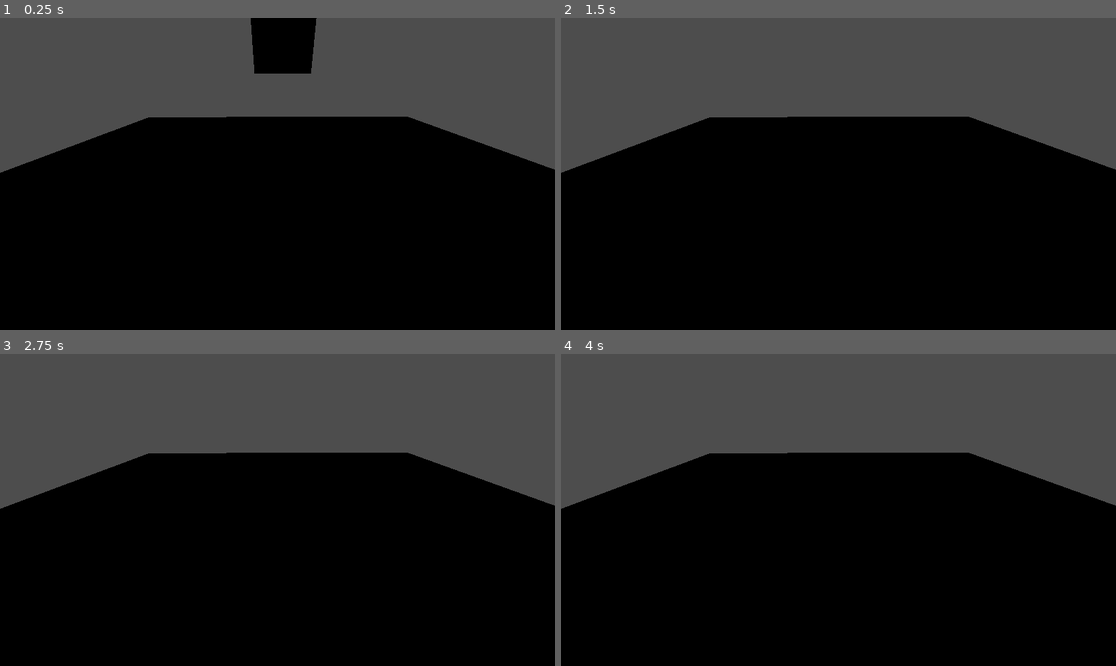
Above: before the commit, frames 1-4 (two rows, left to right).
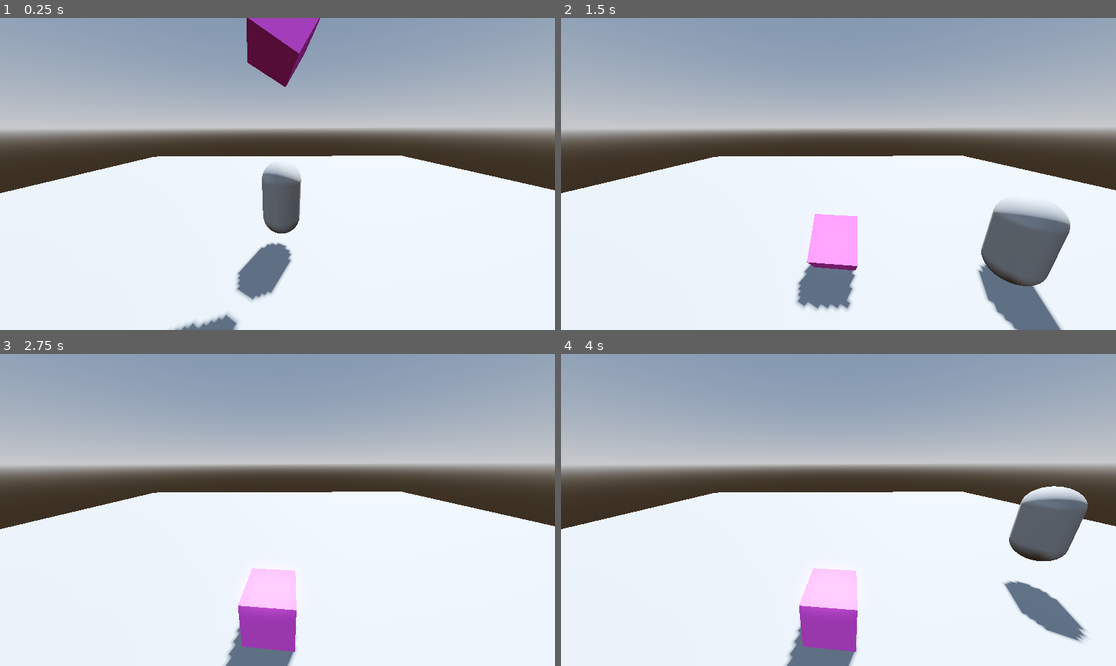
Above: after the commit, the same moments.

Repository: DaeVo/Godot-Sample-Project
Game: Godot game, scene res://level.tscn
The game is run twice, just before and just after one commit, with the same random seed, the same clock (stepped at 60 frames per second) and the same inputs. The project has no main scene, so this scene is started directly.
Inputs:
- Up to frame 1 (0.25 s): no input
- Up to frame 2 (1.5 s): tap Enter (ui_accept) at 0.5, 0.6, 0.77, 1.07, 1.35 s; hold D (move_right, bound only after the commit) 0.53-1.28 s; hold S (move_down, bound only after the commit) from 1.28 s (still down)
- Up to frame 3 (2.75 s): tap Enter (ui_accept) at 1.52, 1.82, 2.1 s; release S (move_down, bound only after the commit) at 2.03 s; hold D (move_right, bound only after the commit) from 2.03 s (still down)
- Up to frame 4 (4 s): tap Enter (ui_accept) at 2.75, 2.85, 3.02, 3.32, 3.6, 3.77 s; release D (move_right, bound only after the commit) at 2.78 s; hold W (move_up, bound only after the commit) 2.78-3.53 s; hold Left (move_left, bound only after the commit) from 3.53 s (still down)

The runs differ from the first frame. In frame 1, 99% of the frame differs, in the area x 0-100%, y 0-100%; in frame 2, 99%; in frame 3, 99%; in frame 4, 99%.

Commit message:
added basic character

Diff:
--- /dev/null
+++ b/CharacterMovement.gd
@@ -0,0 +1,32 @@
+extends CharacterBody3D
+
+@export var SPEED:float = 5.0
+const JUMP_VELOCITY = 4.5
+
+# Get the gravity from the project settings to be synced with RigidBody nodes.
+var gravity = ProjectSettings.get_setting("physics/3d/default_gravity")
+
+
+func _physics_process(delta):
+
+	# Add the gravity.
+	if not is_on_floor():
+		velocity.y -= gravity * delta
+
+	# Handle Jump.
+	if Input.is_action_just_pressed("ui_accept") and is_on_floor():
+		velocity.y = JUMP_VELOCITY
+
+	# Get the input direction and handle the movement/deceleration.
+	# As good practice, you should replace UI actions with custom gameplay actions.
+	var input_dir = Input.get_vector("move_left", "move_right", "move_up", "move_down")
+	var direction = (transform.basis * Vector3(input_dir.x, 0, input_dir.y)).normalized()
+
+	if direction:
+		velocity.x = direction.x * SPEED
+		velocity.z = direction.z * SPEED
+	else:
+		velocity.x = move_toward(velocity.x, 0, SPEED)
+		velocity.z = move_toward(velocity.z, 0, SPEED)
+
+	move_and_slide()
--- /dev/null
+++ b/basic_character_body_with_movement.tscn
@@ -0,0 +1,17 @@
+[gd_scene load_steps=4 format=3 uid="uid://daw2ob6kkk6ik"]
+
+[ext_resource type="Script" path="res://CharacterMovement.gd" id="1_2nnuk"]
+
+[sub_resource type="CapsuleShape3D" id="CapsuleShape3D_aj2vm"]
+
+[sub_resource type="CapsuleMesh" id="CapsuleMesh_wa47m"]
+
+[node name="CharacterBody3D" type="CharacterBody3D"]
+transform = Transform3D(1, 0, 0, 0, 1, 0, 0, 0, 1, 0, 2.85902, 0)
+script = ExtResource("1_2nnuk")
+
+[node name="CollisionShape3D" type="CollisionShape3D" parent="."]
+shape = SubResource("CapsuleShape3D_aj2vm")
+
+[node name="MeshInstance3D" type="MeshInstance3D" parent="."]
+mesh = SubResource("CapsuleMesh_wa47m")
--- a/level.tscn
+++ b/level.tscn
@@ -1,10 +1,27 @@
-[gd_scene load_steps=7 format=3 uid="uid://d0wb4leq7p2la"]
+[gd_scene load_steps=11 format=3 uid="uid://d0wb4leq7p2la"]
+
+[ext_resource type="PackedScene" uid="uid://daw2ob6kkk6ik" path="res://basic_character_body_with_movement.tscn" id="1_e631m"]
+
+[sub_resource type="ProceduralSkyMaterial" id="ProceduralSkyMaterial_c1cgl"]
+sky_horizon_color = Color(0.64625, 0.65575, 0.67075, 1)
+ground_horizon_color = Color(0.64625, 0.65575, 0.67075, 1)
+
+[sub_resource type="Sky" id="Sky_tkgm2"]
+sky_material = SubResource("ProceduralSkyMaterial_c1cgl")
+
+[sub_resource type="Environment" id="Environment_taf5k"]
+background_mode = 2
+sky = SubResource("Sky_tkgm2")
+tonemap_mode = 2
+glow_enabled = true
 
 [sub_resource type="BoxShape3D" id="BoxShape3D_x4avp"]
+size = Vector3(1, 0.964574, 0.981076)
+
+[sub_resource type="StandardMaterial3D" id="StandardMaterial3D_sscxd"]
+albedo_color = Color(1, 0.380392, 1, 1)
 
 [sub_resource type="BoxMesh" id="BoxMesh_pnq2g"]
-
-[sub_resource type="Skin" id="Skin_3nanj"]
 
 [sub_resource type="PhysicsMaterial" id="PhysicsMaterial_3df1l"]
 
@@ -17,8 +34,15 @@
 [node name="Level" type="Node3D"]
 transform = Transform3D(1, 0, 0, 0, 1, 0, 0, 0, 1, -0.000501394, -5.96046e-08, -0.00584519)
 
+[node name="WorldEnvironment" type="WorldEnvironment" parent="."]
+environment = SubResource("Environment_taf5k")
+
+[node name="DirectionalLight3D" type="DirectionalLight3D" parent="."]
+transform = Transform3D(-0.866025, -0.433013, 0.25, 0, 0.5, 0.866025, -0.5, 0.75, -0.433013, 0, 0, 0)
+shadow_enabled = true
+
 [node name="Box" type="RigidBody3D" parent="."]
-transform = Transform3D(1, 0, 0, 0, 1, 0, 0, 0, 1, -0.00484645, 6.30561, -0.0115536)
+transform = Transform3D(0.863878, 0.470791, 0.179084, -0.503701, 0.807626, 0.306635, -0.00027208, -0.3551, 0.934828, -0.00484645, 6.31976, -0.010517)
 
 [node name="CollisionShape3D" type="CollisionShape3D" parent="Box"]
 transform = Transform3D(1, 0, 0, 0, 1, 0, 0, 0, 1, 0.0236483, 0, 0.017477)
@@ -26,27 +50,26 @@
 
 [node name="MeshInstance3D" type="MeshInstance3D" parent="Box"]
 transform = Transform3D(1, 0, 0, 0, 1, 0, 0, 0, 1, 0.00257015, -0.0287292, 0.0162086)
+material_override = SubResource("StandardMaterial3D_sscxd")
 mesh = SubResource("BoxMesh_pnq2g")
-skin = SubResource("Skin_3nanj")
 
 [node name="Camera3D" type="Camera3D" parent="."]
-transform = Transform3D(0.99999, 0.00420469, -0.00144883, -0.00268858, 0.831062, 0.556173, 0.0035426, -0.556163, 0.831066, -0.107352, 5.55007, 3.78838)
+transform = Transform3D(0.99999, 0.00420469, -0.00144883, -0.00361696, 0.958472, 0.285162, 0.00258769, -0.285154, 0.958478, -0.107352, 4.30944, 3.78838)
 fov = 90.0
 
 [node name="Floor" type="StaticBody3D" parent="."]
-transform = Transform3D(1, 0, 0, 0, 1, 0, 0, 0, 1, 0.000867069, -0.0073719, 0.00411558)
-axis_lock_linear_x = true
-axis_lock_linear_y = true
-axis_lock_linear_z = true
-axis_lock_angular_x = true
-axis_lock_angular_y = true
-axis_lock_angular_z = true
+transform = Transform3D(1, 4.76608e-05, -1.37321e-05, -4.76608e-05, 1, 1.67761e-05, 1.37321e-05, -1.67761e-05, 1, 0.000867069, -0.0073719, 0.00411558)
 physics_material_override = SubResource("PhysicsMaterial_3df1l")
 
 [node name="CollisionShape3D" type="CollisionShape3D" parent="Floor"]
-transform = Transform3D(1, 0, 0, 0, 1, 0, 0, 0, 1, 0.0100867, -0.00341898, -0.000132561)
 shape = SubResource("BoxShape3D_i3yqw")
 
 [node name="MeshInstance3D" type="MeshInstance3D" parent="Floor"]
-transform = Transform3D(1, 0, 0, 0, 1, 0, 0, 0, 1, 0.00167131, -0.00863767, 0.00432062)
+transform = Transform3D(1, 2.03233e-05, -4.13043e-06, -2.03233e-05, 1, -2.8078e-05, 4.13043e-06, 2.8078e-05, 1, 0.00167131, -0.00863767, 0.00432062)
 mesh = SubResource("BoxMesh_7yaei")
+
+[node name="CharacterBody3D" parent="." instance=ExtResource("1_e631m")]
+
+[node name="XRAnchor3D" type="XRAnchor3D" parent="CharacterBody3D"]
+
+[editable path="CharacterBody3D"]
--- a/project.godot
+++ b/project.godot
@@ -13,3 +13,31 @@
 config/name="Godot-sample-project"
 config/features=PackedStringArray("4.0", "Forward Plus")
 config/icon="res://icon.svg"
+
+[input]
+
+move_left={
+"deadzone": 0.5,
+"events": [Object(InputEventKey,"resource_local_to_scene":false,"resource_name":"","device":-1,"window_id":0,"alt_pressed":false,"shift_pressed":false,"ctrl_pressed":false,"meta_pressed":false,"pressed":false,"keycode":0,"physical_keycode":4194319,"key_label":0,"unicode":0,"echo":false,"script":null)
+, Object(InputEventKey,"resource_local_to_scene":false,"resource_name":"","device":-1,"window_id":0,"alt_pressed":false,"shift_pressed":false,"ctrl_pressed":false,"meta_pressed":false,"pressed":false,"keycode":0,"physical_keycode":65,"key_label":0,"unicode":97,"echo":false,"script":null)
+]
+}
+move_right={
+"deadzone": 0.5,
+"events": [Object(InputEventKey,"resource_local_to_scene":false,"resource_name":"","device":-1,"window_id":0,"alt_pressed":false,"shift_pressed":false,"ctrl_pressed":false,"meta_pressed":false,"pressed":false,"keycode":0,"physical_keycode":68,"key_label":0,"unicode":100,"echo":false,"script":null)
+]
+}
+move_up={
+"deadzone": 0.5,
+"events": [Object(InputEventKey,"resource_local_to_scene":false,"resource_name":"","device":-1,"window_id":0,"alt_pressed":false,"shift_pressed":false,"ctrl_pressed":false,"meta_pressed":false,"pressed":false,"keycode":0,"physical_keycode":87,"key_label":0,"unicode":119,"echo":false,"script":null)
+]
+}
+move_down={
+"deadzone": 0.5,
+"events": [Object(InputEventKey,"resource_local_to_scene":false,"resource_name":"","device":-1,"window_id":0,"alt_pressed":false,"shift_pressed":false,"ctrl_pressed":false,"meta_pressed":false,"pressed":false,"keycode":0,"physical_keycode":83,"key_label":0,"unicode":115,"echo":false,"script":null)
+]
+}
+
+[rendering]
+
+anti_aliasing/quality/use_taa=true
